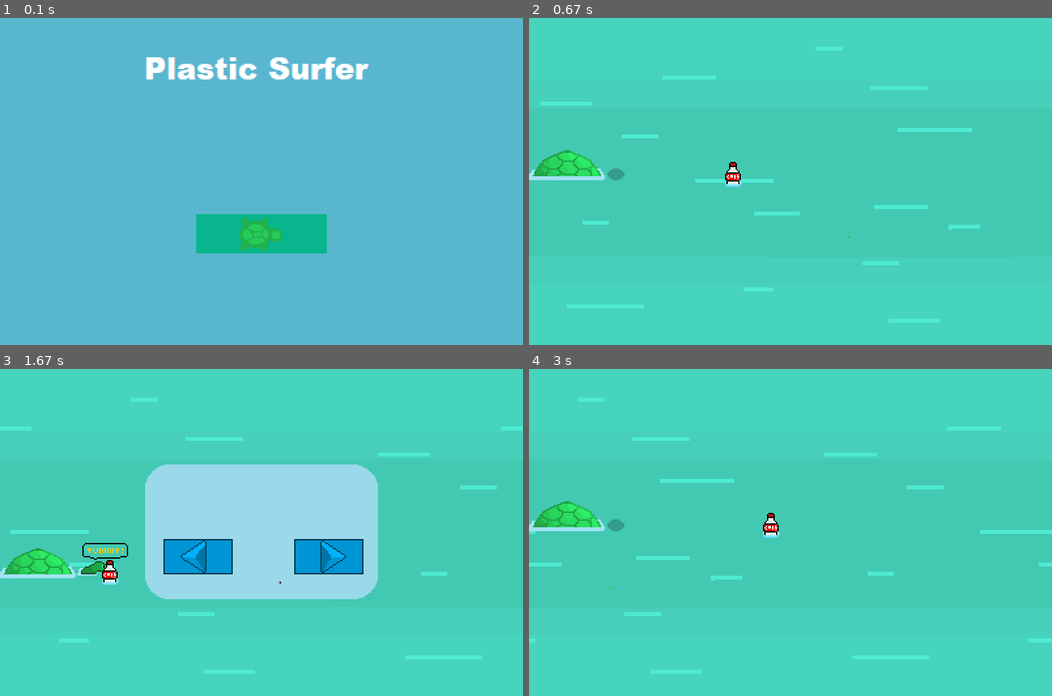
Above: before the commit, frames 1-4 (two rows, left to right).
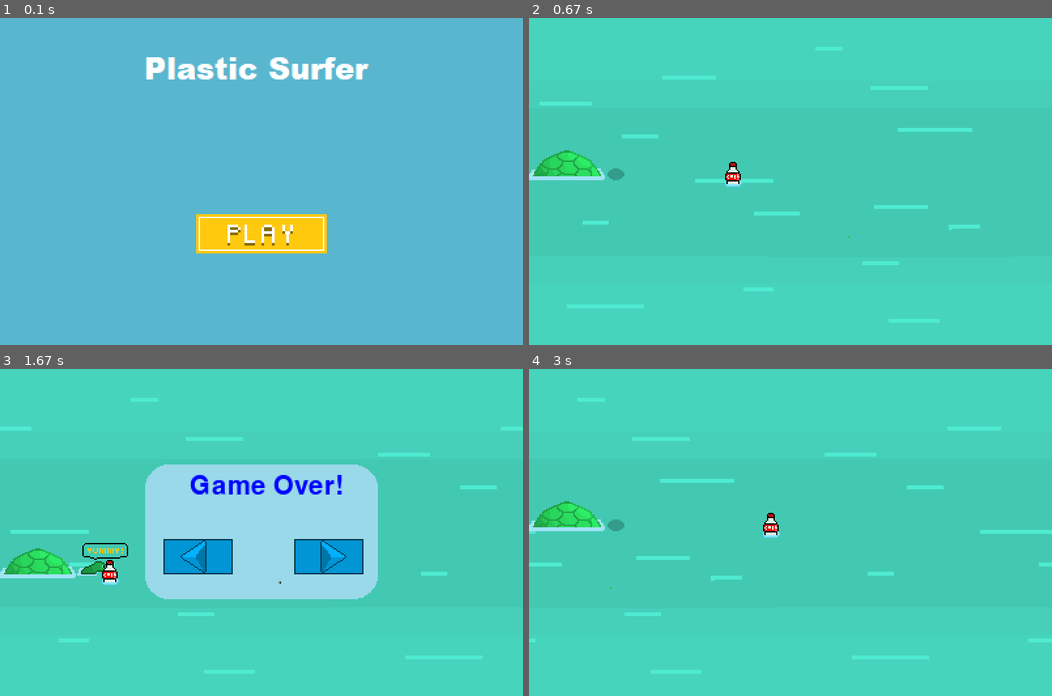
Above: after the commit, the same moments.

Repository: Kan5661/pygame-hackathon
Game: pygame game, started from Garbage/main.py
Same seed, same stepped clock (60 frames per second), same inputs: the game is played once before the commit and once after it.
Inputs (mouse positions are in pixels of both pictures, inside the frame that each line leads up to):
- Up to frame 1 (0.1 s): no input
- Up to frame 2 (0.67 s): click (790, 233) at 0.38 s
- Up to frame 3 (1.67 s): hold A 0.67-1.2 s; hold S 1.23-1.53 s; hold A from 1.57 s (still down)
- Up to frame 4 (3 s): release A at 1.97 s; click (863, 558) at 2.45 s; hold D from 2.73 s (still down)

The runs differ from the first frame. In frame 1, 3.0% of the frame differs, in the area x 37-63%, y 60-72%; in frame 2, nothing differs; in frame 3, 0.9%; in frame 4, nothing differs.

Commit message:
more sprites

Diff:
--- a/Garbage/main.py
+++ b/Garbage/main.py
@@ -80,9 +80,8 @@
 
     # Remove off screen  boulders
     for boulder in boulder_rects:
-        if boulder.x < -50:
+        if boulder.x < -100:
             boulder_rects.remove(boulder)
-    print(boulder_rects)
 
 
 def player_collision():
@@ -91,12 +90,8 @@
         turtle = turtle_found
         G1PAUSE = True
         GAME_SPEED = 0
-        # MENU = True
-        # GAME1 = False
-        # player_rect.x, player_rect.y = 150, 110
 
     if player_rect.collidelist(boulder_rects) != -1:
-
         player_rect.right = boulder_rects[player_rect.collidelist(boulder_rects)].left
 
 
@@ -107,6 +102,7 @@
         display.blit(pause_screen, (200 - (pause_screen_rect.w / 2), 125 - (pause_screen_rect.h / 2)))
         display.blit(pause_menu, pause_menu_rect)
         display.blit(pause_play, pause_play_rect)
+        write_text(msg='Game Over!', color=(0, 0, 255), screen=display, location=(145, 80), font_size=30)
 
 
 def move_bg():
--- a/Garbage/utils.py
+++ b/Garbage/utils.py
@@ -1,7 +1,7 @@
 import pygame
 
 
-def write_text(msg, color, screen, x, y):
-    font_style = pygame.font.SysFont(None, 50)
+def write_text(msg, color, screen, location, font_size):
+    font_style = pygame.font.SysFont(None, font_size)
     text = font_style.render(msg, True, color)
-    screen.blit(text, (x, y))
+    screen.blit(text, location)
Binary file added: Garbage/assets/bottle2.png
Binary file added: Garbage/assets/bottle_select2.png
Binary file changed: Garbage/assets/playBtn.png
